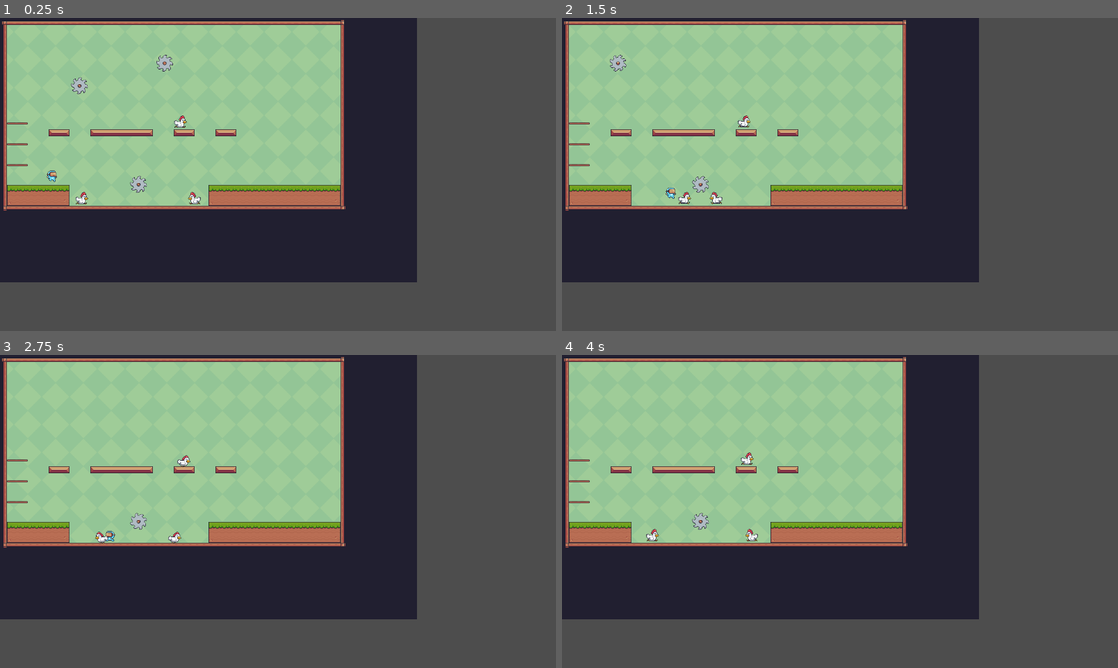
Above: before the commit, frames 1-4 (two rows, left to right).
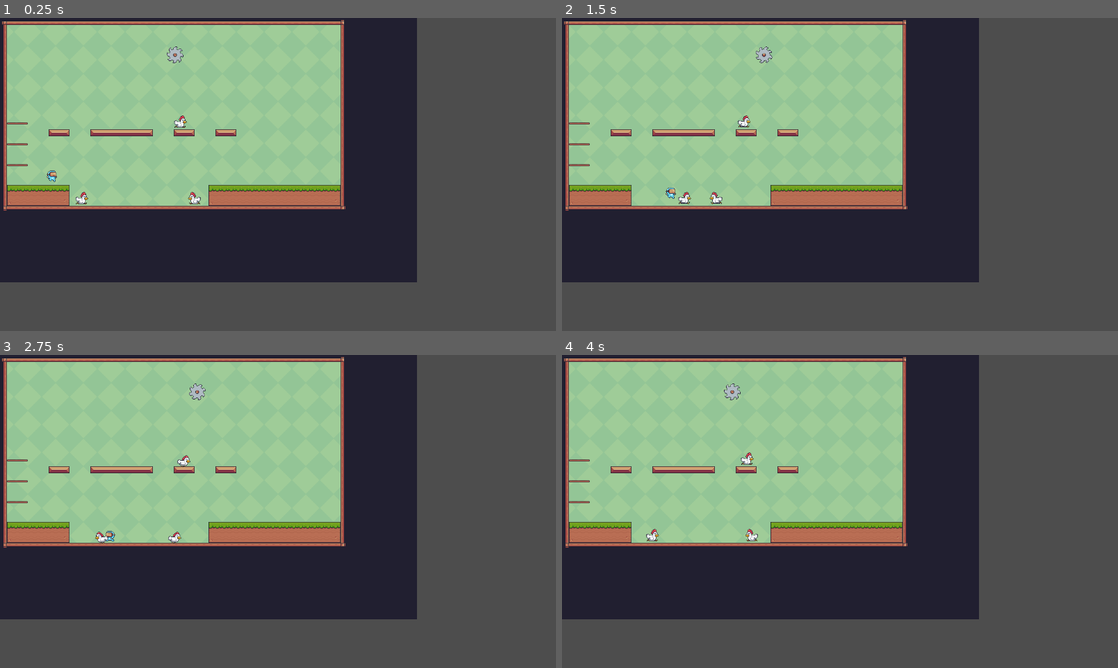
Above: after the commit, the same moments.

Repository: AlexForget/plateformerNoName
Game: Godot game, scene res://scenes/levels/level_1.tscn
Two runs of this game, one before a commit and one after it. Both use one fixed random seed, a clock stepped at 60 frames per second and the inputs below.
Inputs:
- Up to frame 1 (0.25 s): no input
- Up to frame 2 (1.5 s): hold Right (moveRight) from 0.53 s (still down); tap Space (jump) at 0.77 s
- Up to frame 3 (2.75 s): tap Space (jump) at 1.52 s; release Right (moveRight) at 2.03 s; hold Left (moveLeft) from 2.03 s (still down)
- Up to frame 4 (4 s): release Left (moveLeft) at 2.78 s; hold Right (moveRight) from 2.78 s (still down); tap Space (jump) at 3.02, 3.77 s

The runs differ from the first frame. In frame 1, 0.4% of the frame differs, in the area x 12-33%, y 9-56%; in frame 2, 0.3%; in frame 3, 0.2%; in frame 4, 0.2%.

Commit message:
start working on saw movement

Diff:
--- a/Level1.gd
+++ b/Level1.gd
@@ -3,10 +3,8 @@
 
 # Called when the node enters the scene tree for the first time.
 func _ready():
-	var marker: Marker2D = $Enemies/Saw.get_child(3)
+	pass
 
 # Called every frame. 'delta' is the elapsed time since the previous frame.
 func _process(_delta):
-	var marker: Marker2D = $Enemies/Saw.get_child(3)
-	var pos = marker.global_position
-	print(pos)
+	pass
--- a/scenes/enemies/chicken.gd
+++ b/scenes/enemies/chicken.gd
@@ -54,7 +54,7 @@
 			animator.play("hit")
 
 
-func chicken_get_hit():
+func get_hit():
 	is_death = true
 	animator.play("hit")
 	animator.animation_finished.connect(queue_free)
--- a/scenes/enemies/saw.gd
+++ b/scenes/enemies/saw.gd
@@ -2,16 +2,31 @@
 
 @export_enum("horizontal", "vertical", "none") var mouvement_direction: int
 @export var speed: float
-@export var initial_direction: bool
-@export var marker_movement_return_position: Vector2
+@export var initial_direction: bool  #to the right or bottom
+@export var return_position: Vector2
+@export var distance: int
+var initial_position: Vector2
 
 var current_position: int = 0
 var initial_movement_direction: bool = true
 
 func _ready():
 	$AnimatedSprite2D.play("rotate")
-	var marker = $Marker2D
-	marker.position = marker_movement_return_position
+	initial_position = position
+
+func _physics_process(delta):
+	handle_direction()
+	print("position : ", abs(position.x - initial_position.x))
+	print("distance : ", distance)
+	if mouvement_direction == 0:
+		if abs(position.x - initial_position.x) >= distance:
+			# Change direction
+			initial_direction = false
+	elif mouvement_direction == 1:
+		velocity.y = speed if initial_direction else -speed
+	move_and_slide()
+
+func handle_direction():
 	if mouvement_direction == 0:
 		velocity.x = speed if initial_direction else -speed
 	elif mouvement_direction == 1:
@@ -19,5 +34,11 @@
 	else:
 		velocity = Vector2.ZERO
 
-func _physics_process(delta):
-	move_and_slide()
+func change_direction():
+	if initial_direction == true:
+		initial_direction = false
+	elif initial_direction == false:
+		initial_direction = true
+
+func change_position():
+	pass
--- a/scenes/enemies/saw.tscn
+++ b/scenes/enemies/saw.tscn
@@ -94,5 +94,3 @@
 [node name="CollisionShape2D" type="CollisionShape2D" parent="Hitbox" groups=["Enemy"]]
 shape = SubResource("CircleShape2D_ln5qr")
 debug_color = Color(0.796078, 0.380392, 0.498039, 0.419608)
-
-[node name="Marker2D" type="Marker2D" parent="."]
--- a/scenes/levels/level_1.tscn
+++ b/scenes/levels/level_1.tscn
@@ -642,16 +642,9 @@
 position = Vector2(-251, 174)
 
 [node name="Saw" parent="Enemies" instance=ExtResource("6_auvwd")]
-position = Vector2(0, -138)
+position = Vector2(-39, -157)
 mouvement_direction = 0
-speed = 200.0
-marker_movement_return_position = Vector2(300, 0)
-
-[node name="Saw2" parent="Enemies" instance=ExtResource("6_auvwd")]
-position = Vector2(-246, -36)
-mouvement_direction = 1
-speed = 200.0
-
-[node name="Saw3" parent="Enemies" instance=ExtResource("6_auvwd")]
-position = Vector2(-110, 141)
-speed = 200.0
+speed = 50.0
+initial_direction = true
+return_position = Vector2(300, 0)
+distance = 100
--- a/scenes/player/player.gd
+++ b/scenes/player/player.gd
@@ -6,11 +6,11 @@
 var speed : float = 150.0
 var jump_velocity : float = -300.0
 var bounce_velocity : float = -200.0
-var push_back_velocity_x : float = 250
+var horizontal_push_back_velocity : float = 250
 var acceleration : float = 15.0
 var friction : float = 1.25
 var is_immune: bool = false
-var push_back_velocity : Vector2 = Vector2(push_back_velocity_x,-150)
+var push_back_velocity : Vector2 = Vector2(horizontal_push_back_velocity,-150)
 
 enum state {IDLE, RUN, JUMP, FALL, HIT}
 var anim_state = state.IDLE
@@ -79,7 +79,7 @@
 
 func _on_hitbox_body_entered(body):
 	if body.is_in_group("Enemy") && velocity.y > 0.01:
-		body.chicken_get_hit()
+		body.get_hit()
 		velocity.y = bounce_velocity
 
 
@@ -101,11 +101,11 @@
 
 func manage_push_back(enemy_body):
 	if enemy_body.velocity.x < 0 && velocity.x < 0:
-		push_back_velocity.x = push_back_velocity_x
+		push_back_velocity.x = horizontal_push_back_velocity
 	elif enemy_body.velocity.x < 0 && velocity.x == 0:
-		push_back_velocity.x = -push_back_velocity_x
+		push_back_velocity.x = -horizontal_push_back_velocity
 	elif enemy_body.velocity.x < 0 && velocity.x > 0:
-		push_back_velocity.x = -push_back_velocity_x
+		push_back_velocity.x = -horizontal_push_back_velocity
 	elif enemy_body.velocity.x > 0 && velocity.x > 0:
-		push_back_velocity.x = -push_back_velocity_x
+		push_back_velocity.x = -horizontal_push_back_velocity
 	velocity = push_back_velocity
